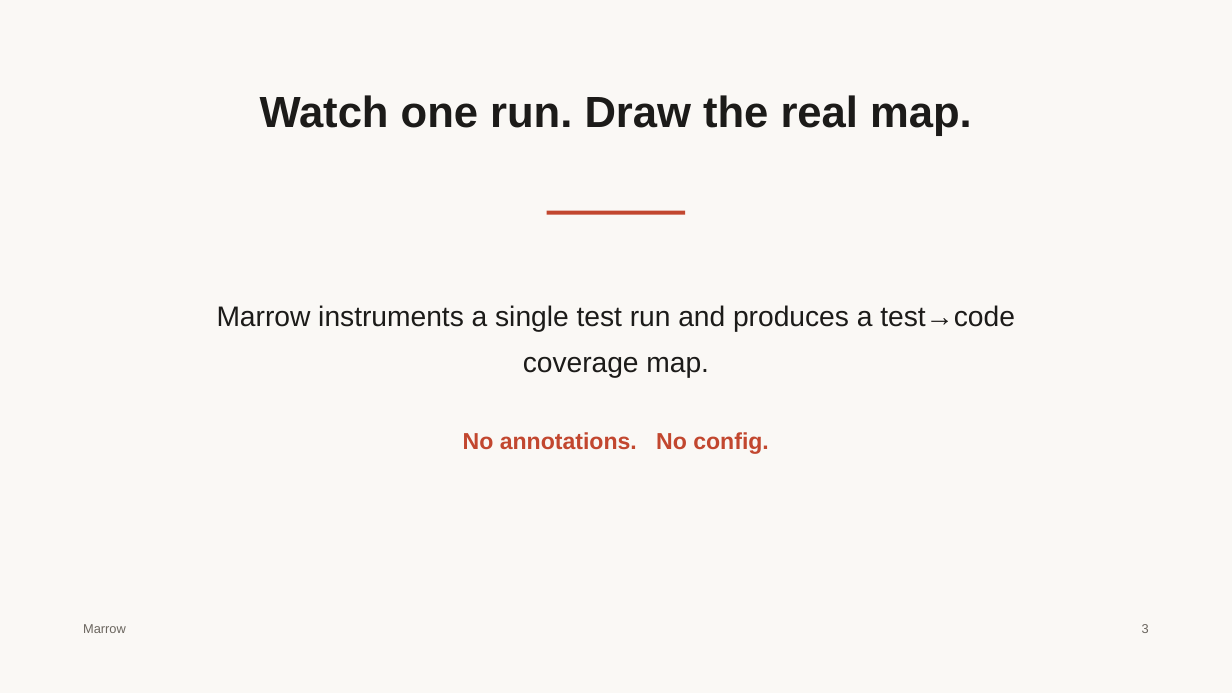
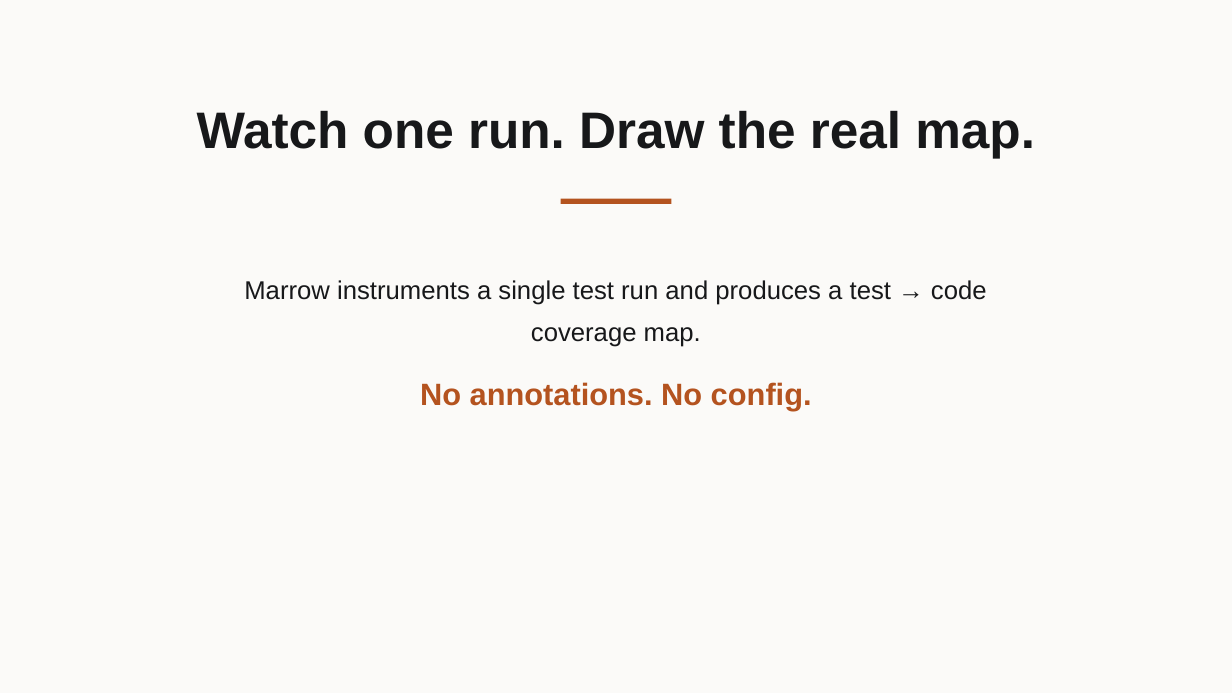
Before and after one commit to HrudithL/whetstone, a slide deck: slide 3 of harness/out/pptx/pitch_deck_reorder/cold/deck.pptx. Drawn at 1232x693 pixels with LibreOffice and Linux fonts; fonts in the diff are those of the drawing. Boxes give left, top, right and bottom in pixels: in the first picture for what was removed or moved away, otherwise in the second. Text is boxed around its words. In the diff, an @@ line names an element or a change of style, - is before the commit and + after.

```diff
--- a/harness/out/pptx/pitch_deck_reorder/cold/deck.pptx
+++ b/harness/out/pptx/pitch_deck_reorder/cold/deck.pptx
@@ rectangle at <box>0,0,1232,693</box>: fill #FAF8F5 to #FBFAF8 @@
@@ text "Watch one run. Draw the ...": place and size @@
-text "Watch one run. Draw the ..." at <box>260,95,972,136</box>
+text "Watch one run. Draw the ..." at <box>197,110,1035,158</box>
@@ text "Watch one run. Draw the ..." at <box>197,110,1035,158</box>: size 34 to 40 pt, text colour #1C1B19 to #17181A; line spacing 1.1 to 1.15 @@
@@ rectangle: place and size @@
-rectangle at <box>547,211,686,214</box>
+rectangle at <box>561,199,672,204</box>
@@ rectangle at <box>561,199,672,204</box>: fill #C2472F to #B4531F @@
@@ text at <box>244,280,987,411</box>: text changed; size 22 to 20 pt; text colour #1C1B19 to #17181A @@
-Marrow instruments a single test run and produces a test→code coverage map.
+Marrow instruments a single test run and produces a test → code coverage map.
+No annotations. No config.
@@ text removed at <box>463,432,769,454</box> @@
-No annotations. No config.
@@ text removed at <box>83,624,126,633</box> @@
-Marrow
@@ text removed at <box>1142,624,1149,633</box> @@
-3
```
Also in this commit, not shown: 4 other slides changed, 33 other files.
